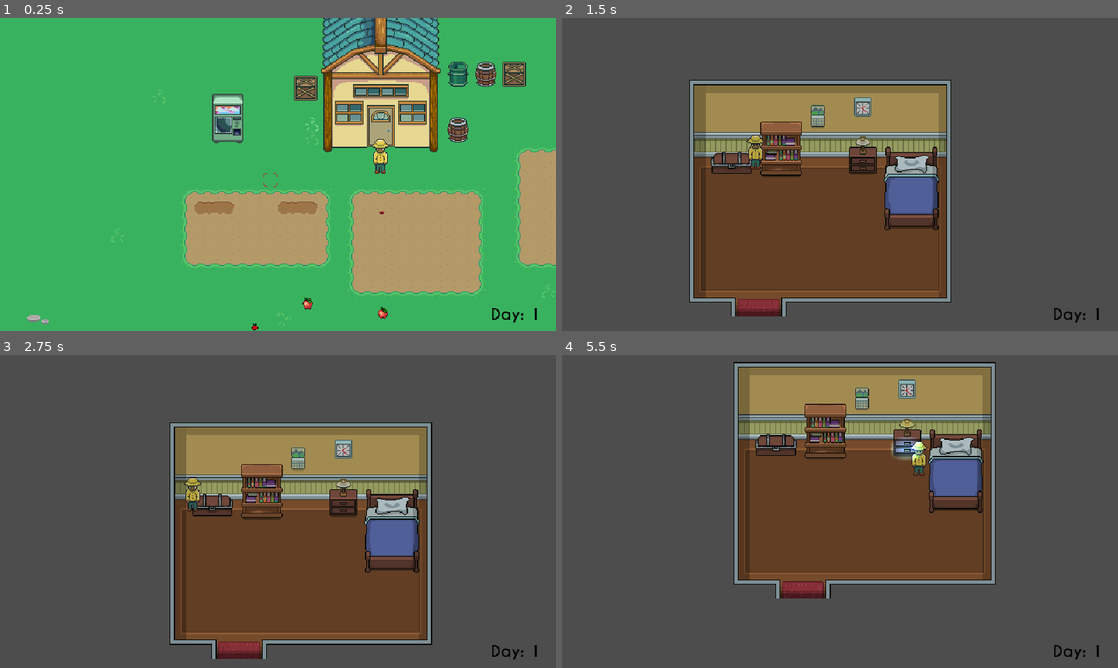
Above: before the commit, frames 1-4 (two rows, left to right).
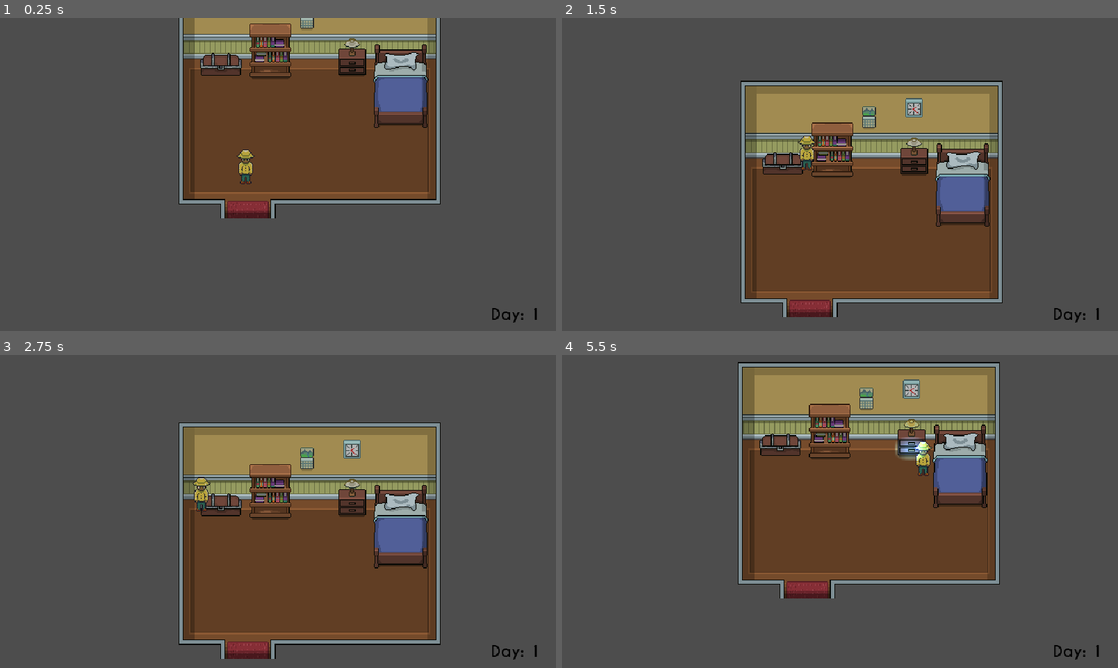
Above: after the commit, the same moments.

Repository: CreativeBuissnessCompany/cozy-x-build
Game: Godot game, scene res://Universe/universe.tscn
The game is run twice, just before and just after one commit, with the same random seed, the same clock (stepped at 60 frames per second) and the same inputs.
Inputs (mouse positions are in pixels of both pictures, inside the frame that each line leads up to):
- Up to frame 1 (0.25 s): no input
- Up to frame 2 (1.5 s): tap Enter at 0.5 s; move the mouse to (812, 237) at 0.52 s; hold Up (ui_up) from 0.53 s (still down); click (812, 237) at 0.6 s; move the mouse to (1006, 221) at 1.27 s; tap Space (interact) at 1.35 s
- Up to frame 3 (2.75 s): move the mouse to (111, 464) at 2.02 s; release Up (ui_up) at 2.03 s; hold Left (ui_left) from 2.03 s (still down); tap E (toggle_dirt) at 2.1 s
- Up to frame 4 (5.5 s): move the mouse to (867, 511) at 2.77 s; tap R (toggle_water) at 2.85 s; click (867, 511) at 2.92 s; tap Space (interact) at 3.5 s; move the mouse to (756, 433) at 3.52 s; release Left (ui_left) at 3.53 s; hold Down (ui_down) 3.53-4.28 s; tap X (zoom_in) at 3.6 s; move the mouse to (962, 495) at 4.27 s; hold Right (ui_right) 4.28-5.03 s; tap Z (zoom_out) at 4.35 s; move the mouse to (728, 527) at 5.02 s; hold Up (ui_up) from 5.03 s (still down); click (728, 527) at 5.1 s

The runs differ from the first frame. In frame 1, 100% of the frame differs, in the area x 0-100%, y 0-100%; in frame 2, 24%; in frame 3, 8.9%; in frame 4, 6.8%.

Commit message:
BedTime update... Needs tweaks
bed is now two separate PNG. player slides in for bed, .....Need to turn on collision after maybe?

Diff:
--- a/Entities/Items/Interactive_Furniture/Beds/Bed.tscn
+++ b/Entities/Items/Interactive_Furniture/Beds/Bed.tscn
@@ -1,7 +1,7 @@
 [gd_scene load_steps=5 format=3 uid="uid://c6nqqggvbaemk"]
 
 [ext_resource type="Script" path="res://Entities/Items/Interactive_Furniture/Beds/bed.gd" id="1_4kw3y"]
-[ext_resource type="Texture2D" uid="uid://bhsr5t3imheng" path="res://Locations/Farm/Art/farm-interior-test.png" id="1_uqytj"]
+[ext_resource type="Texture2D" uid="uid://dl2550o15lyd3" path="res://Entities/Items/Interactive_Furniture/Beds/Art/bed n covers.png" id="2_elal7"]
 
 [sub_resource type="RectangleShape2D" id="RectangleShape2D_f1vhk"]
 size = Vector2(58, 90)
@@ -14,15 +14,28 @@
 collision_mask = 2
 script = ExtResource("1_4kw3y")
 
-[node name="Sprite2D" type="Sprite2D" parent="."]
+[node name="Base" type="Sprite2D" parent="."]
 y_sort_enabled = true
 position = Vector2(92, -9)
-texture = ExtResource("1_uqytj")
-offset = Vector2(0, -45.17)
+texture = ExtResource("2_elal7")
+offset = Vector2(0, -50.4)
+hframes = 2
 region_enabled = true
-region_rect = Rect2(480, 16, 64, 96)
+region_rect = Rect2(0, 0, 128, 96)
+
+[node name="Covers" type="Sprite2D" parent="."]
+z_index = 1
+y_sort_enabled = true
+position = Vector2(92, -29.37)
+texture = ExtResource("2_elal7")
+offset = Vector2(0, -20.84)
+hframes = 2
+frame = 1
+region_enabled = true
+region_rect = Rect2(0, 32, 128, 48)
 
 [node name="CollisionShape2D" type="CollisionShape2D" parent="."]
+unique_name_in_owner = true
 y_sort_enabled = true
 position = Vector2(93, -54.46)
 shape = SubResource("RectangleShape2D_f1vhk")
--- a/Entities/Items/Interactive_Furniture/Beds/bed.gd
+++ b/Entities/Items/Interactive_Furniture/Beds/bed.gd
@@ -2,6 +2,7 @@
 
 var player : Player
 @onready var dialog_box: ColorRect = %DialogBox
+@onready var collision_shape_2d: CollisionShape2D = %CollisionShape2D
 
 
 
@@ -27,6 +28,18 @@
 	time_tracker.day += 1
 	dialog_box.hide()
 	print("pressed")
+
+	# Disable Collisions so player can get in bed...
+	collision_shape_2d.disabled = true
+	# Move player under sheets?
+	player.z_index = 1
+	player.global_position += Vector2(50.0,-20.0)
+	# Timer
+	await get_tree().create_timer(3).timeout
+	# Outta Bed
+	player.z_index = 0
+	player.global_position += Vector2(-50.0,20.0)
+
 	pass # Replace with function body.
 
 
--- a/Universe/universe.gd
+++ b/Universe/universe.gd
@@ -1,4 +1,4 @@
-# Universe.gd
+	# Universe.gd
 extends Node2D
 
 
--- a/Universe/universe.tscn
+++ b/Universe/universe.tscn
@@ -6,11 +6,11 @@
 [ext_resource type="PackedScene" uid="uid://b37p04mi2tsjd" path="res://UI/InventoryUI 02/Data/inventory_ui_02.tscn" id="3_pelb8"]
 [ext_resource type="PackedScene" uid="uid://fe23f5hgo7jc" path="res://UI/Vending Machine Ui/InventoryUIVendingMachine/inventory_ui_vending_machine.tscn" id="3_vl8i7"]
 [ext_resource type="Script" path="res://UI/HUD/hud.gd" id="5_xd6ju"]
-[ext_resource type="PackedScene" uid="uid://c1t2o5xyrom3b" path="res://Locations/Farm/farm.tscn" id="6_qng6u"]
 [ext_resource type="AudioStream" uid="uid://blf0dnkb8lyof" path="res://AudioFiles/Music/AmbiBankC.mp3" id="8_nxnny"]
 [ext_resource type="AudioStream" uid="uid://dlo4g24p5cme6" path="res://AudioFiles/Music/821 Loop.mp3" id="9_wco5c"]
 [ext_resource type="AudioStream" uid="uid://bp54n8ghvava4" path="res://AudioFiles/Music/43020.mp3" id="10_ffxe7"]
 [ext_resource type="AudioStream" uid="uid://cx8gh37mgdmov" path="res://AudioFiles/Music/Faze.mp3" id="11_4jhlq"]
+[ext_resource type="PackedScene" uid="uid://b4eonh37fv6eo" path="res://Locations/Farm/Inside_Farmhouse/inside_farm_house.tscn" id="11_qqaj2"]
 
 [sub_resource type="AudioStreamPlaylist" id="AudioStreamPlaylist_wtpp2"]
 shuffle = true
@@ -74,11 +74,9 @@
 theme_override_font_sizes/normal_font_size = 18
 text = "Day: 1"
 
-[node name="Farm" parent="." instance=ExtResource("6_qng6u")]
-
 [node name="Player" parent="." instance=ExtResource("2_3rlae")]
 unique_name_in_owner = true
-position = Vector2(21, -91)
+position = Vector2(-44.6356, 48.8218)
 metadata/_edit_lock_ = true
 
 [node name="AudioManager" type="Node" parent="."]
@@ -87,3 +85,5 @@
 stream = SubResource("AudioStreamPlaylist_wtpp2")
 volume_db = -12.0
 autoplay = true
+
+[node name="InsideFarmHouse" parent="." instance=ExtResource("11_qqaj2")]
Binary file added: Entities/Items/Interactive_Furniture/Beds/Art/bed n covers.png
Not shown, added: Entities/Items/Interactive_Furniture/Beds/Art/bed n covers.png.import
